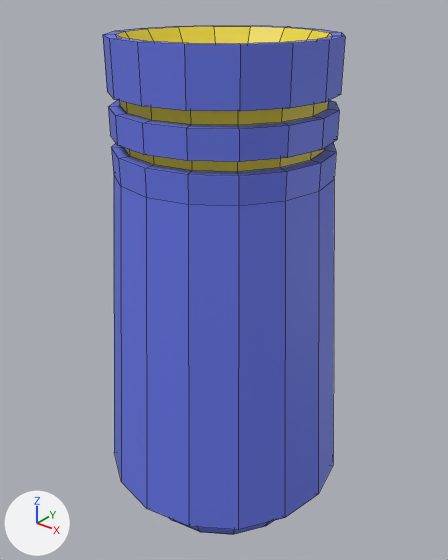
Two versions of the Blender file Assets/Blender/blaster.blend, one commit apart.
One viewpoint serves both versions: a 50 mm lens placed at (3.47, -4.34, 1.91), pointed at (-0.04, 0.04, -0.81). Arrows for +X, +Y and +Z are at lower left; the lights stay in place. Mesh edges are drawn as thin lines.
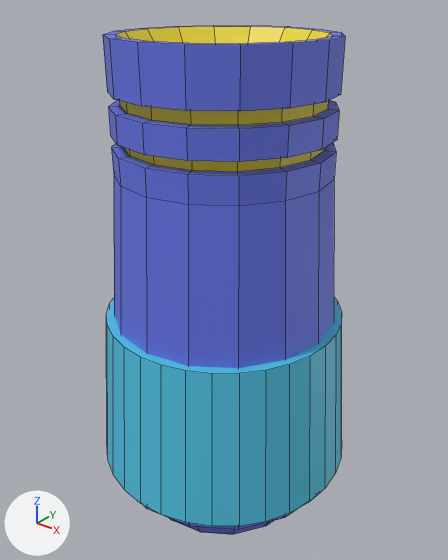
Location of each change, (x1, y1, x2, y2) in pixels of the pictures (448 x 560 px):
```json
{"object": "Hand Hold", "change": "added", "after": [106, 298, 342, 526], "on screen": "cyan"}
```

The change, as JSON lines over the scene's bpy script:
```json
{"op": "add", "block": "mat_hand_hold", "code": ["mat_hand_hold = principled_material('Hand Hold')", "mat_hand_hold.base_color = (0.0852, 0.568, 0.8)  # cyan #52c7e7"]}
{"op": "add", "block": "me_cylinder_001", "code": ["me_cylinder_001 = bpy.data.meshes.new('Cylinder.001')", "me_cylinder_001.from_pydata(...)  # a 32-sided cut cone along z (radius 1.31 at the low end, 1.18 at the high end) spanning x -1.31..1.31, y -1.31..1.31, z -1.0..0.63", "me_cylinder_001.materials.append(mat_hand_hold)  # cyan #52c7e7"]}
{"op": "add", "block": "ob_hand_hold", "code": ["ob_hand_hold = bpy.data.objects.new('Hand Hold', me_cylinder_001)", "ob_hand_hold.location = (0.0, 0.0, -1.72)"]}
```
